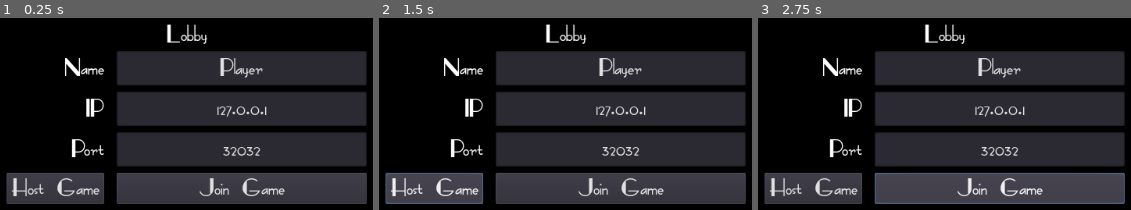
Above: before the commit, frames 1-3 (left to right).
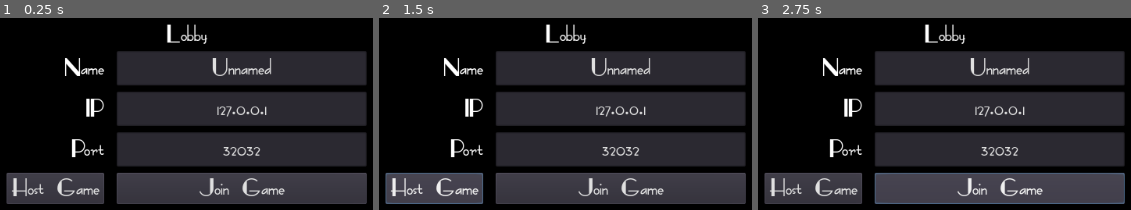
Above: after the commit, the same moments.

Repository: grahaminman/Godot-Getaway
Game: Godot game, scene res://Lobby/Lobby.tscn
The game is run twice, just before and just after one commit, with the same random seed, the same clock (stepped at 60 frames per second) and the same inputs.
Inputs:
- Up to frame 1 (0.25 s): no input
- Up to frame 2 (1.5 s): tap Enter at 0.5 s; click "Host Game" at 1.25 s
- Up to frame 3 (2.75 s): click "Join Game" at 2 s

The runs differ from the first frame. In frame 1, 0.6% of the frame differs, in the area x 56-73%, y 20-32%; in frame 2, 0.6%; in frame 3, 0.6%.

Commit message:
9 Using a save file
Vids 8 - 9

Diff:
--- a/Lobby/Lobby.gd
+++ b/Lobby/Lobby.gd
@@ -1,4 +1,7 @@
 extends Control
+
+func _ready():
+	$VBoxContainer/CenterContainer/GridContainer/NameTextBox.text = Saved.save_data["Player_name"]
 
 func _on_HostButton_pressed() -> void:
 	Network.create_server()
--- a/Lobby/Lobby.tscn
+++ b/Lobby/Lobby.tscn
@@ -108,6 +108,5 @@
 text = "Join Game"
 
 [node name="WaitingRoom" parent="." instance=ExtResource( 3 )]
-visible = false
 [connection signal="pressed" from="VBoxContainer/CenterContainer/GridContainer/HostButton" to="." method="_on_HostButton_pressed"]
 [connection signal="pressed" from="VBoxContainer/CenterContainer/GridContainer/JoinButton" to="." method="_on_JoinButton_pressed"]
--- a/Lobby/WaitingRoom.tscn
+++ b/Lobby/WaitingRoom.tscn
@@ -1,7 +1,6 @@
 [gd_scene format=2]
 
 [node name="WaitingRoom" type="Popup"]
-visible = true
 anchor_right = 1.0
 anchor_bottom = 1.0
 
--- /dev/null
+++ b/SaveGame/Saved.gd
@@ -0,0 +1,24 @@
+extends Node
+
+var save_data = {}
+const SAVEGAME = "user://Savegame.json"
+
+func _ready() -> void:
+	save_data = get_data()
+
+func get_data():
+	var file = File.new()
+	if not file.file_exists(SAVEGAME):
+		save_data = {"Player_name": "Unnamed"}
+		save_game()
+	file.open(SAVEGAME, File.READ)
+	var content = file.get_as_text()
+	var data = parse_json(content)
+	save_data = data
+	file.close()
+	return(data)
+
+func save_game():
+	var save_game = File.new()
+	save_game.open(SAVEGAME, File.WRITE)
+	save_game.store_line(to_json(save_data))
--- a/project.godot
+++ b/project.godot
@@ -22,6 +22,7 @@
 [autoload]
 
 Network="*res://Networking/Network.gd"
+Saved="*res://SaveGame/Saved.gd"
 
 [rendering]
 
